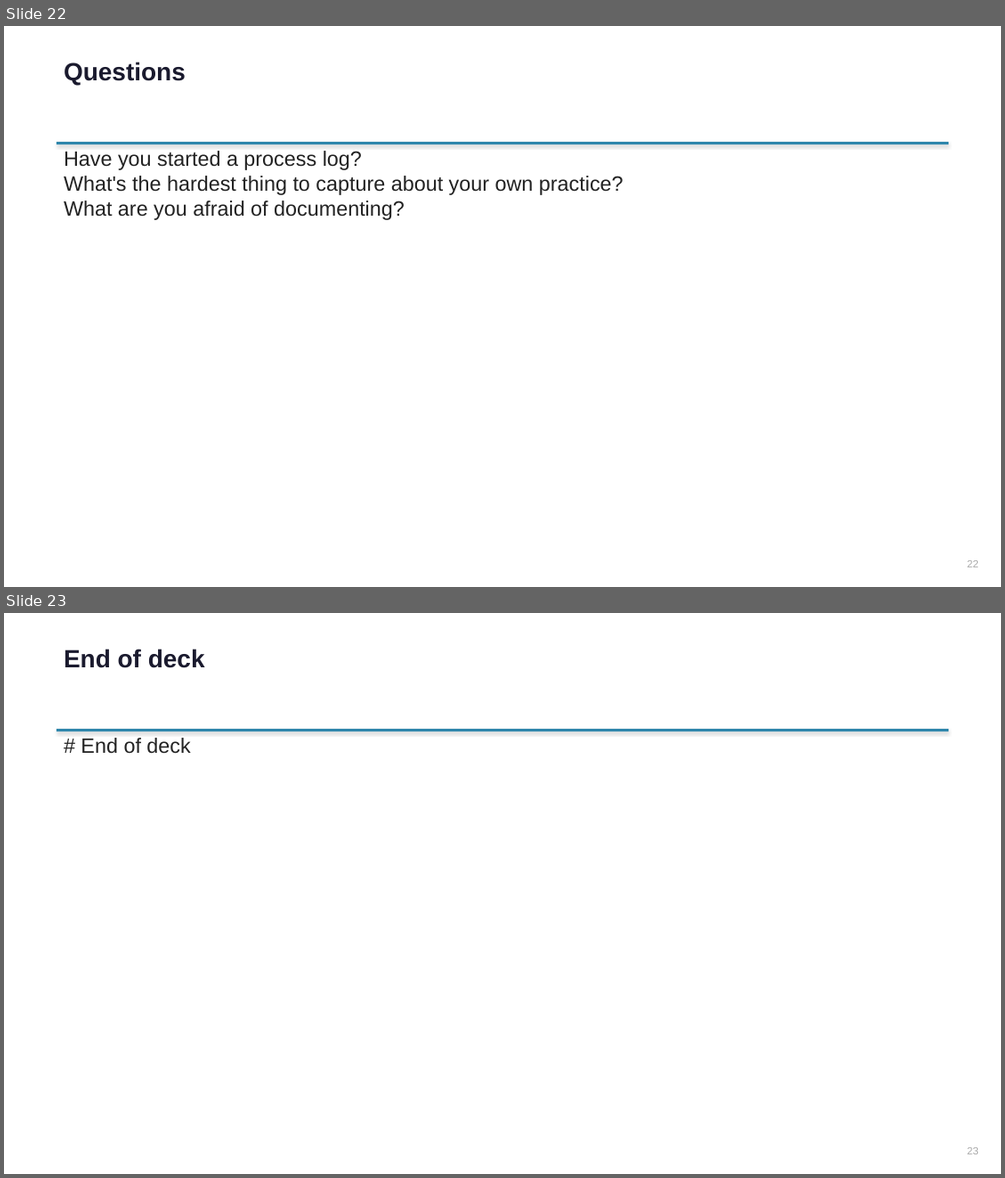
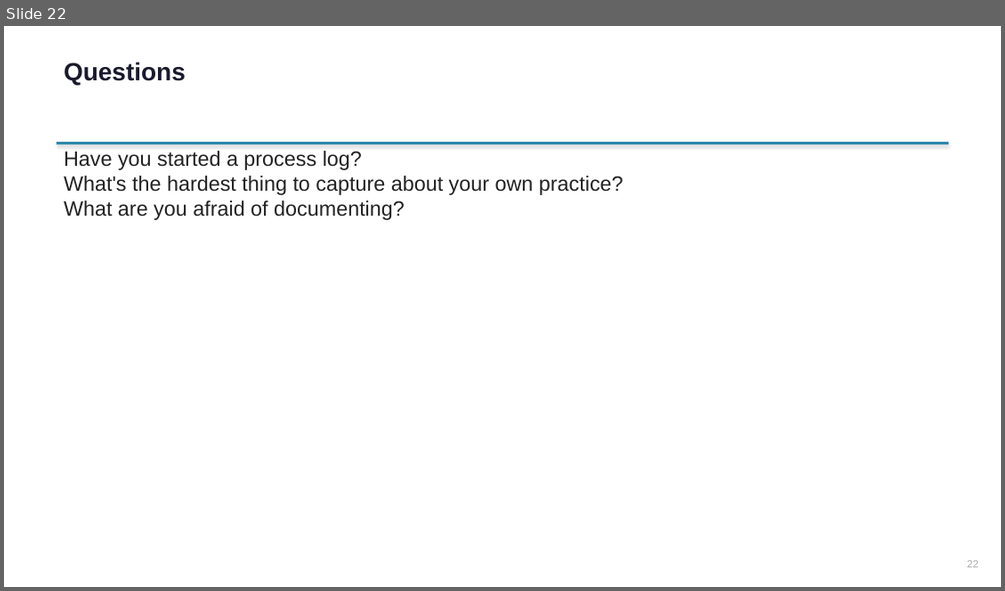
Before and after one commit to micknoise/MSc-CC-Term3, a slide deck: Week5/week5_lecture_slides.pptx. Shown one above the other, each under a label of ours: slides 22 and 23 before the commit, slide 22 after it. The pictures are 1005x1178 and 1005x591 pixels, drawn with LibreOffice and Linux fonts; fonts in the diff are those of the drawing. Boxes give left, top, right and bottom in pixels: in the first picture for what was removed or moved away, otherwise in the second. Text is boxed around its words. In the diff, an @@ line names an element or a change of style, - is before the commit and + after.

```diff
--- a/Week5/week5_lecture_slides.pptx
+++ b/Week5/week5_lecture_slides.pptx
@@ slide 23 removed at [4,613,1001,1174], background #FFFFFF @@
@@ text removed at [64,649,205,668] @@
-End of deck
@@ rectangle removed at [57,729,948,731] @@
@@ text removed at [81,738,190,754] @@
-# End of deck
@@ text removed at [967,1147,979,1154] @@
-23
```
Also in this commit, not shown: 3 other files.
